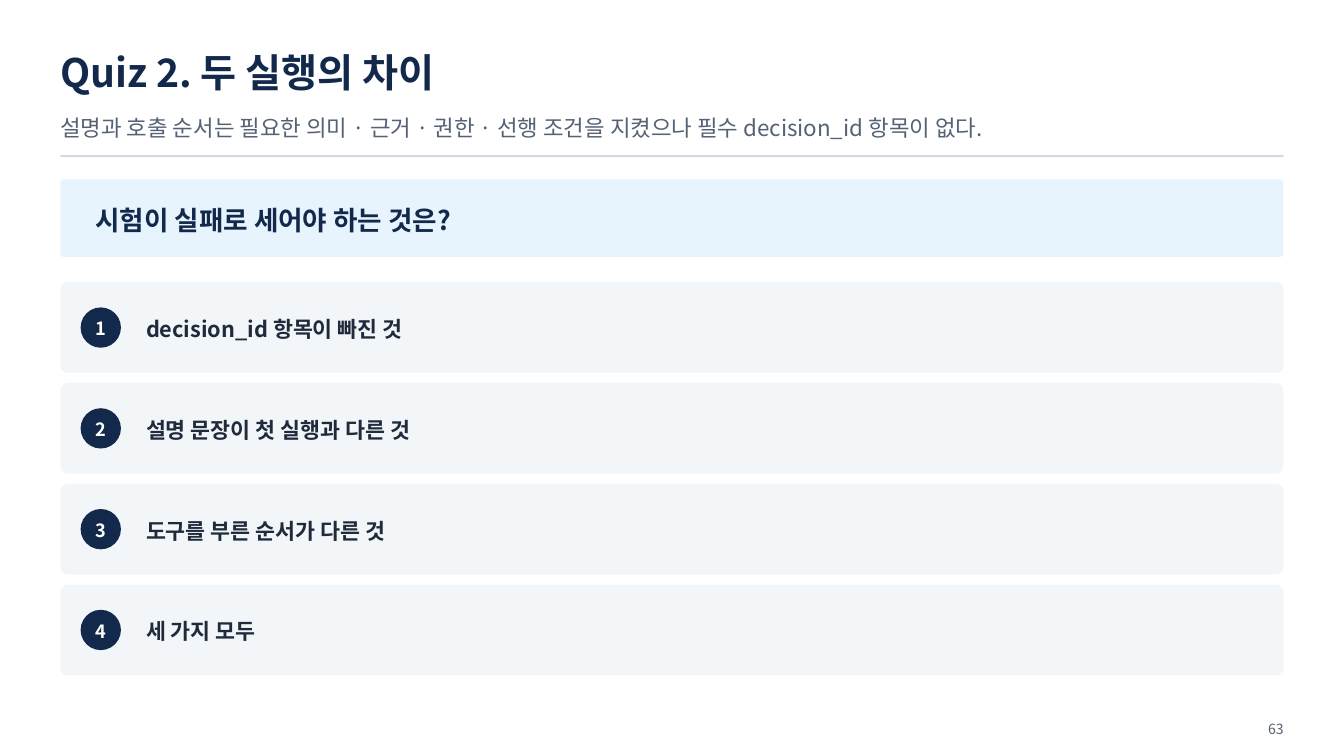
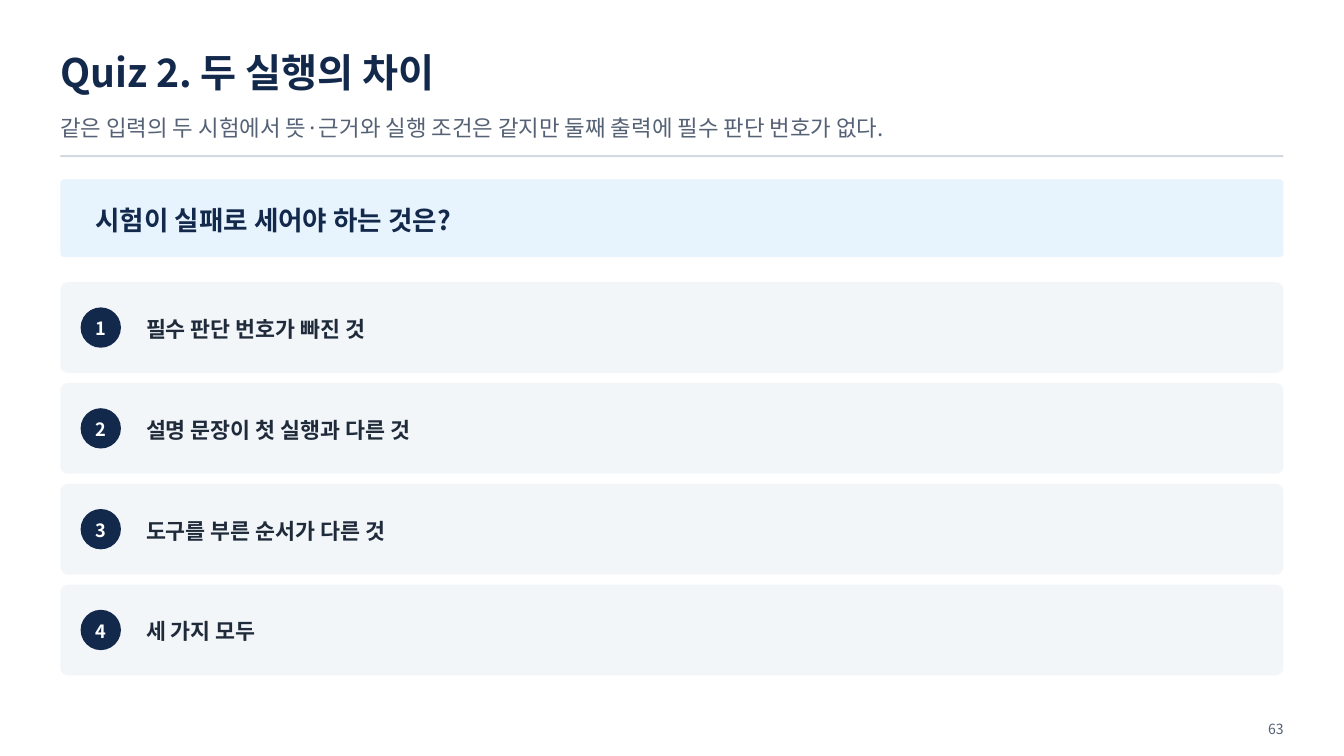
Before and after one commit to uengine-oss/hyd-iot-edu, a slide deck: slide 63 of workspace/강의제작/산출물/통합반/이론/08회차/통합반_08일차.pptx. Drawn at 1344x756 pixels with LibreOffice and Linux fonts; fonts in the diff are those of the drawing. Boxes give left, top, right and bottom in pixels: in the first picture for what was removed or moved away, otherwise in the second. Text is boxed around its words. In the diff, an @@ line names an element or a change of style, - is before the commit and + after.

```diff
--- a/workspace/강의제작/산출물/통합반/이론/08회차/통합반_08일차.pptx
+++ b/workspace/강의제작/산출물/통합반/이론/08회차/통합반_08일차.pptx
@@ text at [60,117,884,138]: text changed @@
-설명과 호출 순서는 필요한 의미 · 근거 · 권한 · 선행 조건을 지켰으나 필수 decision_id 항목이 없다.
+같은 입력의 두 시험에서 뜻·근거와 실행 조건은 같지만 둘째 출력에 필수 판단 번호가 없다.
@@ text at [146,318,365,339]: text changed @@
-decision_id 항목이 빠진 것
+필수 판단 번호가 빠진 것
```
Also in this commit, not shown: 4 other slides changed, 23 other files.
